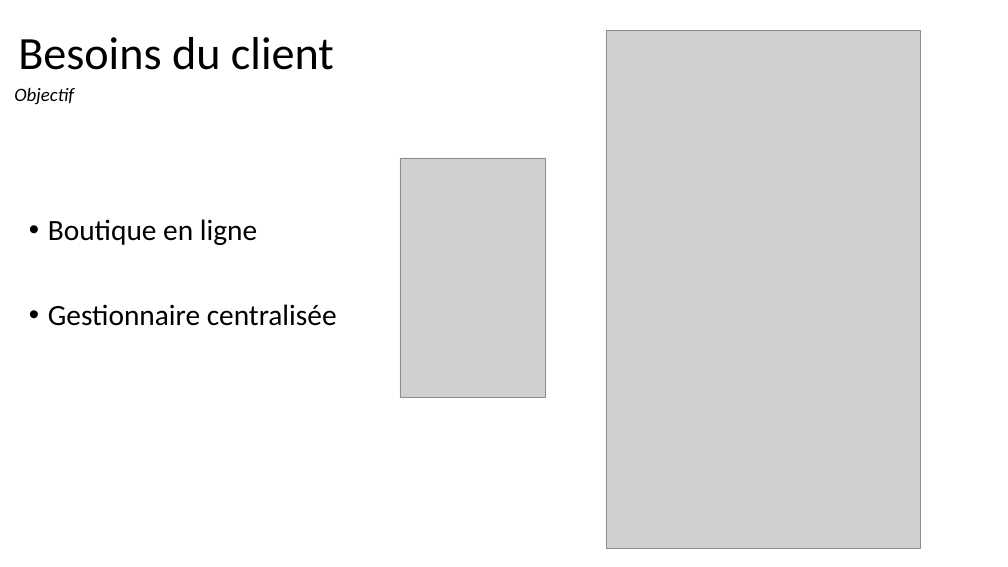
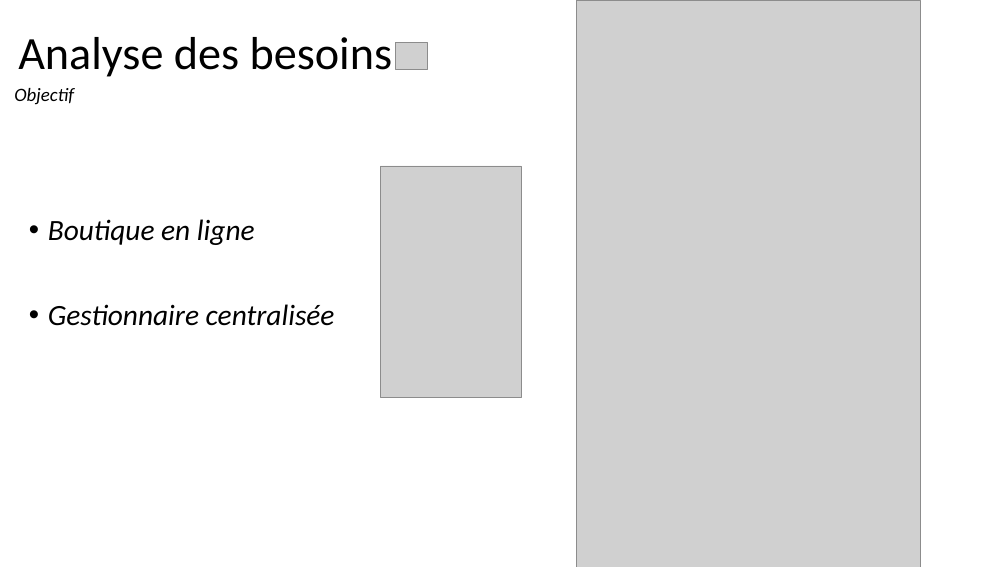
Before and after one commit to StephenAOGOLO/P4_Analysez_les_besoins, a slide deck: slide 5 of Projet_4_Solution_fonctionnelle_et_technique.pptx. Drawn at 1008x567 pixels with LibreOffice and Linux fonts; fonts in the diff are those of the drawing; grey boxes stand for pictures. Boxes give left, top, right and bottom in pixels: in the first picture for what was removed or moved away, otherwise in the second. Text is boxed around its words. In the diff, an @@ line names an element or a change of style, - is before the commit and + after.

```diff
--- a/Projet_4_Solution_fonctionnelle_et_technique.pptx
+++ b/Projet_4_Solution_fonctionnelle_et_technique.pptx
@@ picture: place and size @@
-picture at (606,30,921,548)
+picture at (576,0,920,567)
@@ title at (18,37,393,77): text changed @@
-Besoins du client
+Analyse des besoins
@@ picture added at (396,42,428,70) @@
@@ text "Boutique en ligne" at (48,219,335,326): italic on @@
@@ picture: place and size @@
-picture at (400,158,546,397)
+picture at (380,166,521,398)
```
Also in this commit, not shown: 8 other slides changed, 7 slides added, 8 slides removed, 2 other files.
